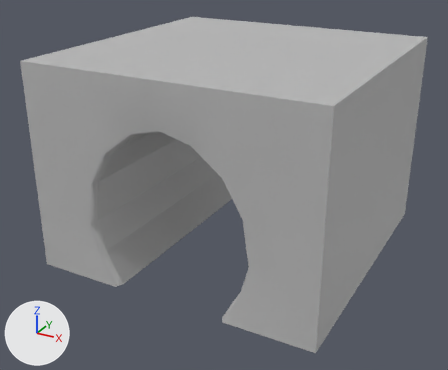
Before and after pictures for a commit that changed the FBX model Maya/Models/FBX/Modular/SewerTunel.fbx.
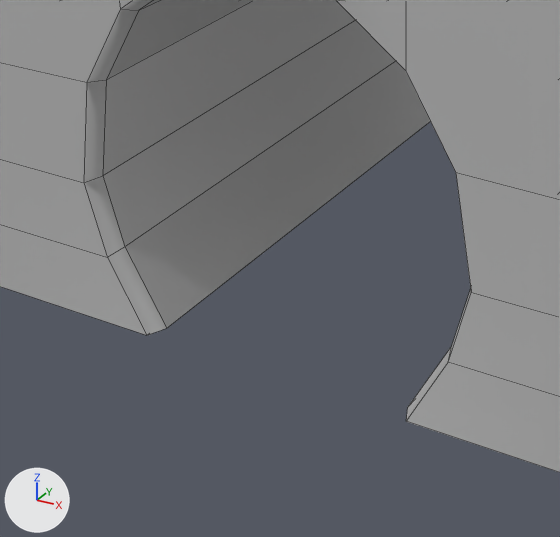
Old and new are each drawn whole from a 50 mm camera at (0.666, -1.297, 0.784) aimed at (-0.019, -0.052, 0.161) and again close up on the part from 12% to 64% of the width and 40% to 100% of the height. Every picture has the same lights, and +X, +Y and +Z are marked at lower left. The close-ups show mesh edges as thin lines. Where no turn or scale is listed for an object, it has been applied to the vertices.

Before the edit, the objects in view are built like this:
```python
me_mesh = bpy.data.meshes.new('Mesh')
me_mesh.from_pydata(...)  # 82 vertices, 78 faces; spans x -0.35..0.35, y -0.35..0.35, z -0.25..0.25
me_mesh.materials.append(mat_lambert1)  # grey #bcbcbc
ob_wall = bpy.data.objects.new('Wall', me_mesh)
ob_wall.location = (0.0, 0.0, 0.244)
```
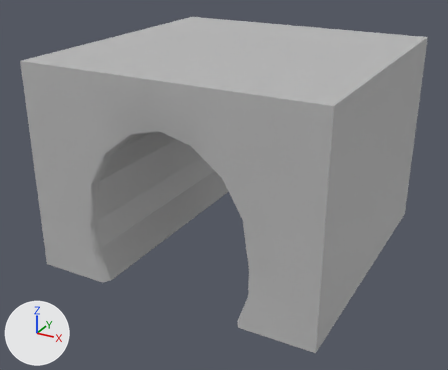
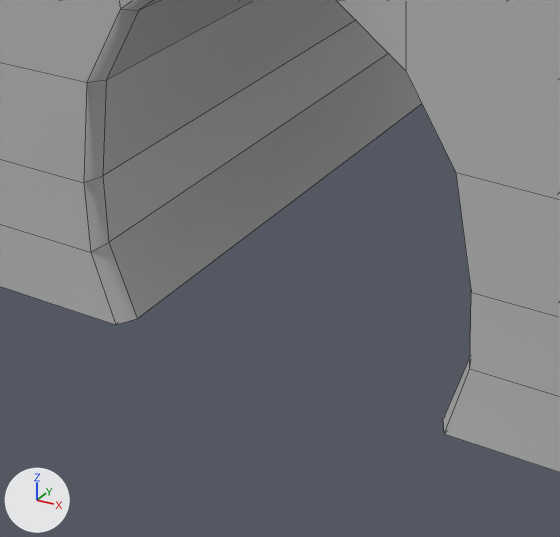
The newer file is also rescaled (x20.0), turned or shifted as a whole; pictures and numbers use the older file's frame.

The change, as a list of edits to the scene's bpy script:
```text
Change me_mesh:
    where me_mesh.from_pydata(...)  # 82 vertices, 78 faces; spans x -0.35..0.35, y -0.35..0.35, z -0.25..0.25
    used by ob_wall; location = (0.0, 0.0, 0.244)
    me_mesh part 1
    me_mesh.vertices[38].co: (-0.18, -0.35, -0.176) -> (-0.2, -0.35, -0.176)  # pixel (107, 257) -> pixel (90, 252)
    me_mesh.vertices[39].co: (-0.14, -0.35, -0.25) -> (-0.177, -0.35, -0.25)  # pixel (146, 335) -> pixel (115, 324)
    me_mesh.vertices[40].co: (-0.14, 0.35, -0.25) -> (-0.177, 0.35, -0.25)
    me_mesh.vertices[41].co: (-0.18, 0.35, -0.176) -> (-0.2, 0.35, -0.176)
    me_mesh.vertices[64].co: (-0.173, -0.331, -0.173) -> (-0.193, -0.331, -0.173)  # pixel (124, 246) -> pixel (108, 242)
    me_mesh.vertices[65].co: (-0.173, 0.331, -0.173) -> (-0.193, 0.331, -0.173)
    me_mesh.vertices[66].co: (-0.131, -0.331, -0.25) -> (-0.166, -0.331, -0.25)  # pixel (166, 328) -> pixel (137, 318)
    me_mesh.vertices[67].co: (-0.131, 0.331, -0.25) -> (-0.166, 0.331, -0.25)
    me_mesh part 2
    me_mesh.vertices[51].co: (0.181, 0.35, -0.176) -> (0.201, 0.35, -0.176)
    me_mesh.vertices[52].co: (0.141, 0.35, -0.25) -> (0.178, 0.35, -0.25)
    me_mesh.vertices[53].co: (0.141, -0.35, -0.25) -> (0.178, -0.35, -0.25)  # pixel (406, 421) -> pixel (444, 434)
    me_mesh.vertices[54].co: (0.181, -0.35, -0.176) -> (0.201, -0.35, -0.176)  # pixel (448, 362) -> pixel (469, 369)
    me_mesh.vertices[68].co: (0.175, -0.331, -0.173) -> (0.194, -0.331, -0.173)  # pixel (451, 345) -> not seen
    me_mesh.vertices[69].co: (0.132, -0.331, -0.25) -> (0.167, -0.331, -0.25)  # pixel (407, 407) -> pixel (443, 418)
    me_mesh.vertices[70].co: (0.175, 0.331, -0.173) -> (0.194, 0.331, -0.173)
    me_mesh.vertices[71].co: (0.132, 0.331, -0.25) -> (0.167, 0.331, -0.25)
```

Pixel boxes (x1, y1, x2, y2) of what changed, in the close-ups (560 x 537 px; the box of a moved part takes in the faces that stretch with it):
part 1 of me_mesh, moved or reshaped: before (0, 20, 430, 335); after (0, 20, 422, 325)
part 2 of me_mesh, moved or reshaped: before (406, 289, 560, 472); after (443, 293, 560, 472)
